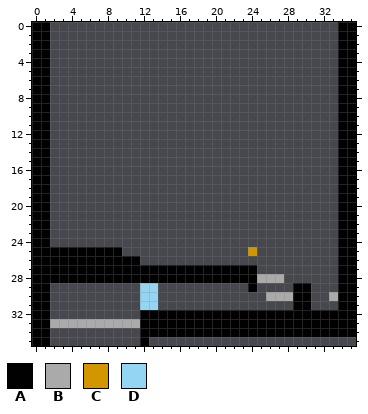
File history of a pixel-art sprite, AridArnold/Content/Campaigns/MainCampaign/Hub/0601.png. The picture above was drawn from the file before the commit.
The file is 36x36 pixels. Colours within 5 levels of each other are drawn and written as one.
Palette (. is transparent): A #010101  B #aaaaaa  C #d39700fe  D #93d5f2
Pixels before, first column x 0:
 0 AA................................AA
 1 AA................................AA
 2 AA................................AA
 3 AA................................AA
 4 AA................................AA
 5 AA................................AA
 6 AA................................AA
 7 AA................................AA
 8 AA................................AA
 9 AA................................AA
10 AA................................AA
11 AA................................AA
12 AA................................AA
13 AA................................AA
14 AA................................AA
15 AA................................AA
16 AA................................AA
17 AA................................AA
18 AA................................AA
19 AA................................AA
20 AA................................AA
21 AA................................AA
22 AA................................AA
23 AA................................AA
24 AA................................AA
25 AAAAAAAAAA..............C.........AA
26 AAAAAAAAAAAA......................AA
27 AAAAAAAAAAAAAAAAAAAAAAAAA.........AA
28 AAAAAAAAAAAAAAAAAAAAAAAAABBB......AA
29 AA..........DD..........A....AA...AA
30 AA..........DD............BBBAA..BAA
31 AA..........DD...............AA...AA
32 AA..........AAAAAAAAAAAAAAAAAAAAAAAA
33 AABBBBBBBBBBAAAAAAAAAAAAAAAAAAAAAAAA
34 AA..........AAAAAAAAAAAAAAAAAAAAAAAA
35 AA..........A.......................
The result:
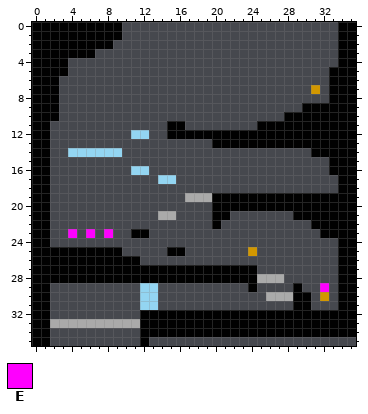
Colours new in this view: E #fe00fe
What changed:
{"y":0,"x":2,"old":"........","new":"AAAAAAAA"}
{"y":1,"x":2,"old":"........","new":"AAAAAAAA"}
{"y":2,"x":2,"old":".......","new":"AAAAAAA"}
{"y":3,"x":2,"old":".....","new":"AAAAA"}
{"y":4,"x":2,"old":"..","new":"AA"}
{"y":5,"x":2,"old":"..","new":"AA"}
{"y":5,"x":33,"old":".","new":"A"}
{"y":6,"x":2,"old":".","new":"A"}
{"y":6,"x":33,"old":".","new":"A"}
{"y":7,"x":2,"old":".","new":"A"}
{"y":7,"x":31,"old":".","new":"C"}
{"y":7,"x":33,"old":".","new":"A"}
{"y":8,"x":2,"old":".","new":"A"}
{"y":8,"x":33,"old":".","new":"A"}
{"y":9,"x":2,"old":".","new":"A"}
{"y":9,"x":30,"old":"....","new":"AAAA"}
{"y":10,"x":2,"old":".","new":"A"}
{"y":10,"x":28,"old":"......","new":"AAAAAA"}
{"y":11,"x":15,"old":"..","new":"AA"}
{"y":11,"x":25,"old":".........","new":"AAAAAAAAA"}
{"y":12,"x":11,"old":"..","new":"DD"}
{"y":12,"x":15,"old":"...................","new":"AAAAAAAAAAAAAAAAAAA"}
{"y":13,"x":20,"old":"..............","new":"AAAAAAAAAAAAAA"}
{"y":14,"x":4,"old":"......","new":"DDDDDD"}
{"y":14,"x":31,"old":"...","new":"AAA"}
{"y":15,"x":33,"old":".","new":"A"}
{"y":16,"x":11,"old":"..","new":"DD"}
{"y":16,"x":33,"old":".","new":"A"}
{"y":17,"x":14,"old":"..","new":"DD"}
{"y":19,"x":17,"old":".................","new":"BBBAAAAAAAAAAAAAA"}
{"y":20,"x":20,"old":"..............","new":"AAAAAAAAAAAAAA"}
{"y":21,"x":14,"old":"..","new":"BB"}
{"y":21,"x":20,"old":"..","new":"AA"}
{"y":21,"x":29,"old":".....","new":"AAAAA"}
{"y":22,"x":20,"old":".","new":"A"}
{"y":22,"x":31,"old":"...","new":"AAA"}
{"y":23,"x":4,"old":".","new":"E"}
{"y":23,"x":6,"old":".","new":"E"}
{"y":23,"x":8,"old":".","new":"E"}
{"y":23,"x":11,"old":"..","new":"AA"}
{"y":23,"x":32,"old":"..","new":"AA"}
{"y":25,"x":15,"old":"..","new":"AA"}
{"y":29,"x":30,"old":"A","new":"."}
{"y":29,"x":32,"old":".","new":"E"}
{"y":30,"x":32,"old":".B","new":"C."}
{"label":"added","picture_box":[50,22,338,256]}
{"label":"changed","picture_box":[302,283,338,301]}
